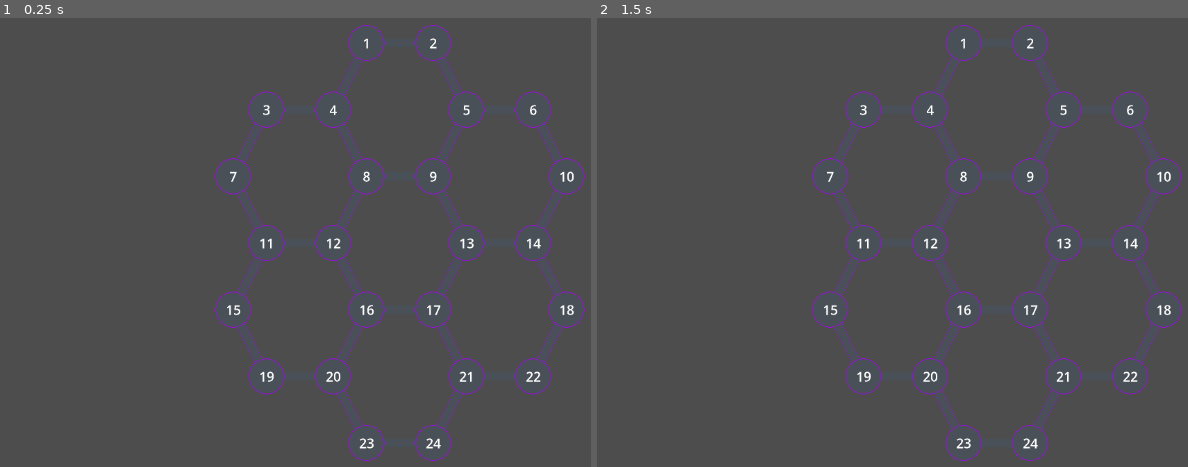
Above: before the commit, frames 1-2 (left to right).
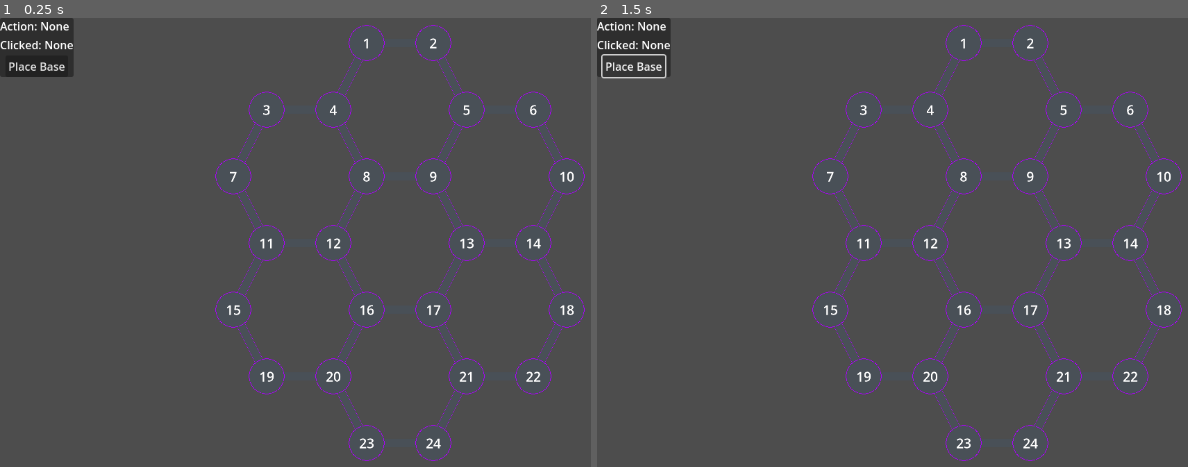
Above: after the commit, the same moments.

Repository: Sheepy3/insurgencygame
Game: Godot game, scene res://MapStuff/Map.tscn
The game is run twice, just before and just after one commit, with the same random seed, the same clock (stepped at 60 frames per second) and the same inputs. The project has no main scene, so this scene is started directly.
Inputs (mouse positions are in pixels of both pictures, inside the frame that each line leads up to):
- Up to frame 1 (0.25 s): no input
- Up to frame 2 (1.5 s): click (632, 67) at 0.5 s, where only the run after the commit has a clickable "Place Base"; click (632, 67) at 1.25 s, where only the run after the commit has a clickable "Place Base"

The runs differ from the first frame. In frame 1, 1.5% of the frame differs, in the area x 0-13%, y 0-14%; in frame 2, 1.2%.

Commit message:
fixed bug with path gen, fixed crash on map_node scene, added basic UI

Diff:
--- /dev/null
+++ b/GUI/Game_UI.tscn
@@ -0,0 +1,38 @@
+[gd_scene format=3 uid="uid://bqpth4hjbjugk"]
+
+[node name="UI" type="CanvasLayer"]
+
+[node name="PanelContainer" type="PanelContainer" parent="."]
+offset_right = 40.0
+offset_bottom = 40.0
+
+[node name="VBoxContainer" type="VBoxContainer" parent="PanelContainer"]
+layout_mode = 2
+
+[node name="HBoxContainer" type="HBoxContainer" parent="PanelContainer/VBoxContainer"]
+layout_mode = 2
+
+[node name="Action_Label" type="Label" parent="PanelContainer/VBoxContainer/HBoxContainer"]
+layout_mode = 2
+text = "Action:
+"
+
+[node name="Dynamic_Action" type="Label" parent="PanelContainer/VBoxContainer/HBoxContainer"]
+layout_mode = 2
+text = "None"
+
+[node name="HBoxContainer2" type="HBoxContainer" parent="PanelContainer/VBoxContainer"]
+layout_mode = 2
+
+[node name="Clicked_Label" type="Label" parent="PanelContainer/VBoxContainer/HBoxContainer2"]
+layout_mode = 2
+text = "Clicked:"
+
+[node name="Dynamic_Clicked" type="Label" parent="PanelContainer/VBoxContainer/HBoxContainer2"]
+layout_mode = 2
+text = "None"
+
+[node name="Button" type="Button" parent="PanelContainer/VBoxContainer"]
+layout_mode = 2
+size_flags_horizontal = 4
+text = "Place Base"
--- a/MapStuff/Map.tscn
+++ b/MapStuff/Map.tscn
@@ -1,7 +1,8 @@
-[gd_scene load_steps=3 format=3 uid="uid://dteesqpw1o4v5"]
+[gd_scene load_steps=4 format=3 uid="uid://dteesqpw1o4v5"]
 
 [ext_resource type="Script" path="res://MapStuff/map.gd" id="1_bhwkw"]
 [ext_resource type="PackedScene" uid="uid://cxejesper0f6a" path="res://MapStuff/Map_Node.tscn" id="2_t43bk"]
+[ext_resource type="PackedScene" uid="uid://bqpth4hjbjugk" path="res://GUI/Game_UI.tscn" id="3_vxjy0"]
 
 [node name="Map_parent" type="Node2D"]
 script = ExtResource("1_bhwkw")
@@ -81,3 +82,5 @@
 [node name="Camera2D" type="Camera2D" parent="."]
 offset = Vector2(0, 720)
 zoom = Vector2(0.4, 0.4)
+
+[node name="UI" parent="." instance=ExtResource("3_vxjy0")]
--- a/MapStuff/map.gd
+++ b/MapStuff/map.gd
@@ -5,22 +5,25 @@
 func _ready() -> void:
 	var num: int = 1 #iterator for name
 	for child: Node in get_children(): #STAGE 1: NAMING NODES
-		if child is not Camera2D:
+		if child is Node2D and child is not Camera2D:
 			var M_node_area: Node = child.find_child("Map_Node_Area2D")
 			M_node_area.A_node_clicked.connect(pass_name)
 			child.name = str(num) #name all nodes
 			num+=1
+	#print(get_children())
+	var generated_paths:Array
 	for child: Node in get_children(): #STAGE 2: GENERATING PATHS
-		if child is not Camera2D:
+		if child is Node2D and child is not Camera2D:
 			for keys:int in The_nodes[child.name]:
 				var constructed_name:String = child.name+"-"+str(keys) #constructs name from node of origin and node it connects to
-				if not find_child(constructed_name): #check if node exists already
-				#print(constructed_name) #debug
+				var reversed_constructed_name:String = str(keys)+"-"+child.name
+				if not (generated_paths.has(reversed_constructed_name) or generated_paths.has(constructed_name)) : #check if node exists already
+
 					var new_path:Node = path.instantiate() #new path instance
 					new_path.connection = find_child(str(keys)).position #give new path coordinates to point to
 					new_path.name = constructed_name #set name of new path
 					child.add_child(new_path) #add new path to scene as child of its origin node
-
+					generated_paths.append(constructed_name)
 	update_label.emit()
 	#print(Traverse_test(1, 19))
 
--- a/MapStuff/map_node.gd
+++ b/MapStuff/map_node.gd
@@ -3,7 +3,8 @@
 
 # Called when the node enters the scene tree for the first time.
 func _ready() -> void:
-	get_parent().update_label.connect(_update_label)
+	if get_parent().name != "root":
+		get_parent().update_label.connect(_update_label)
 	pass # Replace with function body.
 
 func _update_label()-> void:
